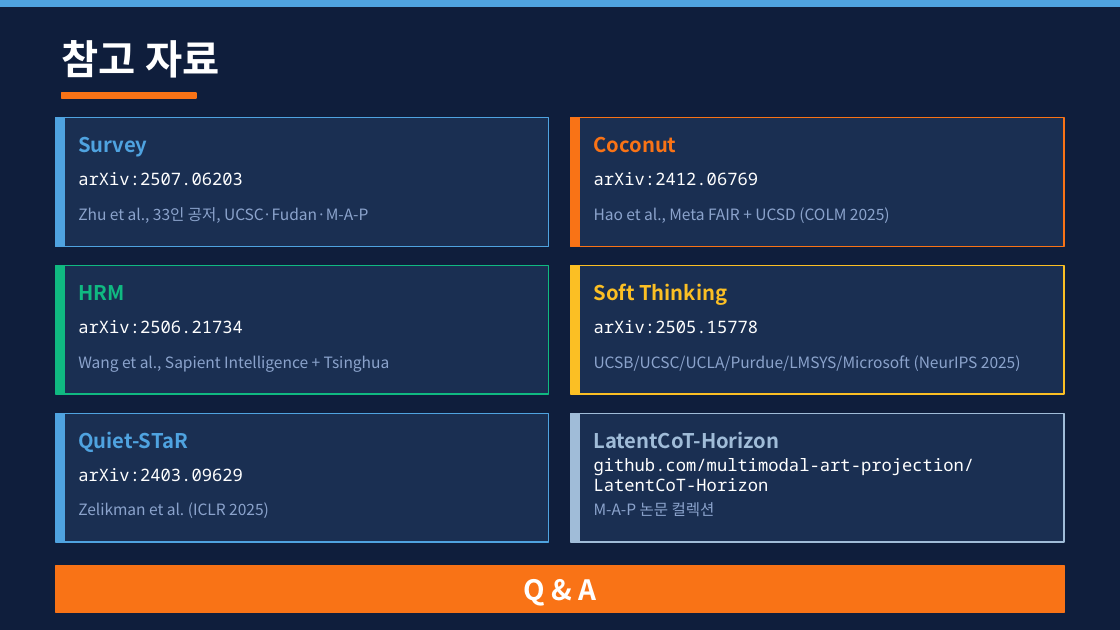
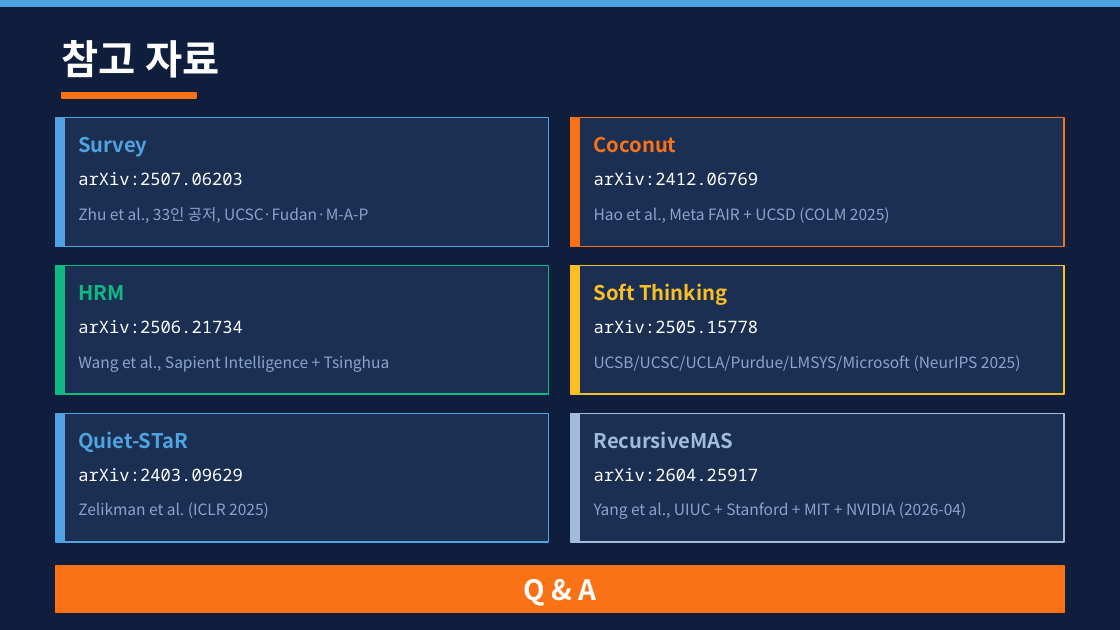
Before and after one commit to you-genie/auto_research, a slide deck: slide 16 of 2026-05-08-latent-reasoning/latent-reasoning-presentation.pptx (slide 14 before the commit). Drawn at 1120x630 pixels with LibreOffice and Linux fonts; fonts in the diff are those of the drawing. Boxes give left, top, right and bottom in pixels: in the first picture for what was removed or moved away, otherwise in the second. Text is boxed around its words. In the diff, an @@ line names an element or a change of style, - is before the commit and + after.

```diff
--- a/2026-05-08-latent-reasoning/latent-reasoning-presentation.pptx
+++ b/2026-05-08-latent-reasoning/latent-reasoning-presentation.pptx
@@ text at [594, 432, 733, 448]: text changed @@
-LatentCoT-Horizon
+RecursiveMAS
@@ text at [594, 468, 759, 481]: text changed @@
-github.com/multimodal-art-projection/LatentCoT-Horizon
+arXiv:2604.25917
@@ text at [594, 502, 967, 519]: text changed @@
-M-A-P 논문 컬렉션
+Yang et al., UIUC + Stanford + MIT + NVIDIA (2026-04)
```
Also in this commit, not shown: 2 other slides changed, 2 slides added, 3 other files.
